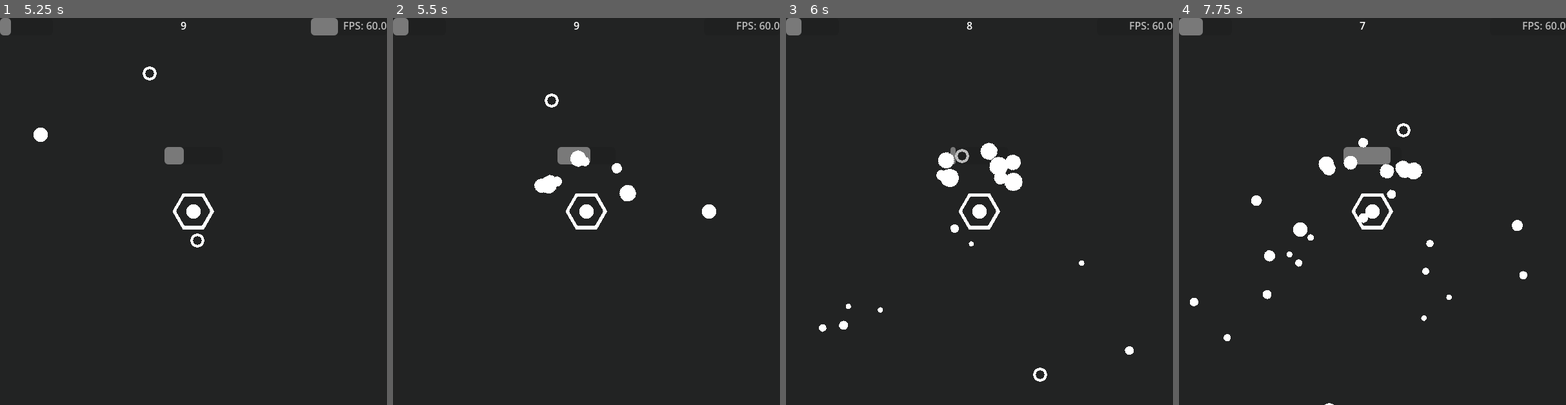
Above: before the commit, frames 1-4 (left to right).
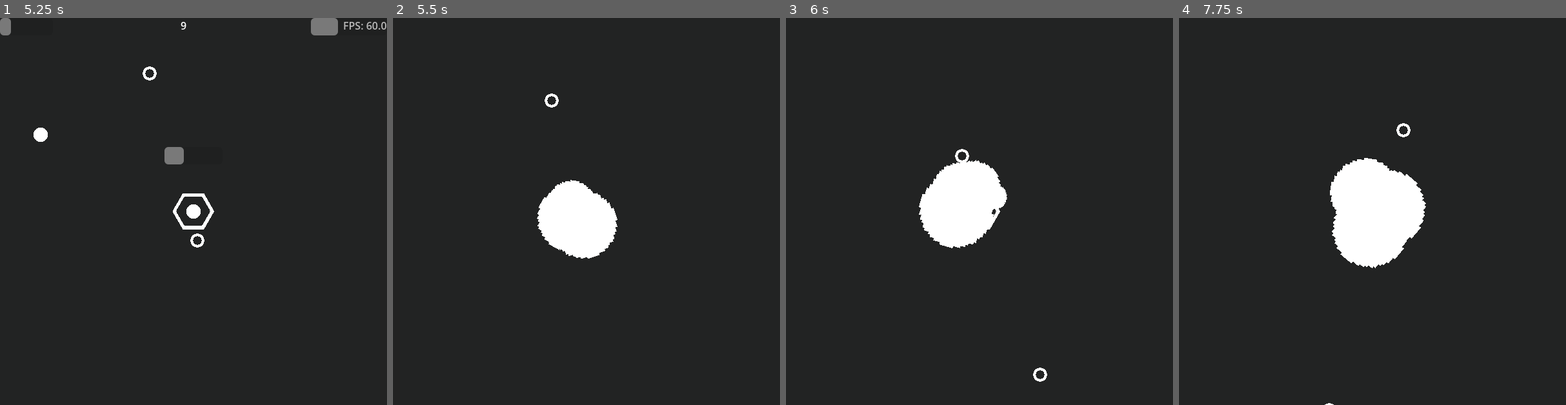
Above: after the commit, the same moments.

Repository: Iviv122/spacefortress
Game: Godot game, scene res://scenes/game.tscn
The game is run twice, just before and just after one commit, with the same random seed, the same clock (stepped at 60 frames per second) and the same inputs.
Inputs (mouse positions are in pixels of both pictures, inside the frame that each line leads up to):
- Up to frame 1 (5.25 s): tap Enter at 0.5 s; move the mouse to (278, 192) at 0.52 s; move the mouse to (116, 230) at 1.27 s; move the mouse to (232, 126) at 2.02 s; move the mouse to (174, 288) at 2.77 s; move the mouse to (309, 269) at 3.52 s; move the mouse to (77, 153) at 4.27 s; move the mouse to (212, 211) at 5.02 s
- Up to frame 2 (5.5 s): no input
- Up to frame 3 (6 s): move the mouse to (921, 114) at 5.77 s
- Up to frame 4 (7.75 s): move the mouse to (1457, 192) at 6.52 s; move the mouse to (1295, 230) at 7.27 s

Frame 1 is identical in both runs. In frame 2, 3.9% of the frame differs, in the area x 0-100%, y 0-63%; in frame 3, 4.3%; in frame 4, 6.5%, in the area x 0-100%, y 0-84%.

Commit message:
Death, adjustments on lose

Diff:
--- a/objects/game_manager.gd
+++ b/objects/game_manager.gd
@@ -1,9 +1,9 @@
 extends Node
 class_name GameManager
 
-@export var gameplay : PackedScene
-@export var shop : PackedScene
-@export var RoundDuration : float = 15
+@export var gameplay: PackedScene
+@export var shop: PackedScene
+@export var RoundDuration: float = 15
 
 
 var g
@@ -17,22 +17,22 @@
 	play()
 
 
-func on_stage_end()->void:
+func on_stage_end() -> void:
+	if IsGameOver:
+		return ;
 	switch()
 
-func _on_game_over() ->void:
+
+func _on_game_over() -> void:
 	IsGameOver = true
 
 func switch():
-	if !IsGameOver:
-		return;
-
 	if g != null:
 		g.queue_free()
 	if s != null:
 		s.queue_free()
 
-	if IsPlaying :
+	if IsPlaying:
 		shopping()
 		IsPlaying = false
 	else:
@@ -44,6 +44,5 @@
 	add_child(s)
 
 func play():
-
 	g = gameplay.instantiate()
 	add_child(g)
--- a/objects/gameplay/player/body/player_body.gd
+++ b/objects/gameplay/player/body/player_body.gd
@@ -16,9 +16,7 @@
 
 func death() -> void:
     if !dead:
-        for i in range(0,3):
-            add_child(DeathParticles.instantiate())
-            await get_tree().create_timer(0.5).timeout
+        add_child(DeathParticles.instantiate())
         dead = true
 
 func damage(_a):
--- a/objects/gameplay/player/body/player_shooter.gd
+++ b/objects/gameplay/player/body/player_shooter.gd
@@ -8,7 +8,12 @@
 var reload: SceneTreeTimer
 var current_reload: float
 
+func _on_game_over():
+	queue_free()
+
 func _ready():
+
+	add_to_group("game_over")
 	current_reload = 0
 	b.min_value = 0
 	b.max_value = 1
--- a/objects/ui/fps_meter.gd
+++ b/objects/ui/fps_meter.gd
@@ -1,5 +1,10 @@
 extends Label
 class_name FPSMeter
 
+func _ready():
+    add_to_group("game_over")
+func _on_game_over():
+    queue_free()
+
 func _process(_delta: float) -> void:
     text = "FPS: " + str(1/_delta)
--- a/objects/ui/health_meter.gd
+++ b/objects/ui/health_meter.gd
@@ -1,7 +1,7 @@
 extends ProgressBar
 class_name HealthMeter
-
 func _ready() -> void:
+	add_to_group("game_over")
 	min_value = 0
 	PlayerStatsInstance.health.changed.connect(update)
 	update(PlayerStatsInstance.health.CurrentHealth,PlayerStatsInstance.health.MaxHealth)
@@ -9,3 +9,6 @@
 func update(c,m) -> void:
 	max_value = m
 	value = c
+
+func _on_game_over():
+	queue_free()
--- a/objects/ui/wave_time_left.gd
+++ b/objects/ui/wave_time_left.gd
@@ -4,7 +4,13 @@
 @export var t : GamePlayEntryPoint
 
 func _ready():
+	add_to_group("game_over")
 	t.time_updated.connect(update)
+
+
+func _on_game_over():
+	queue_free()
+
 
 func update(a : float):
 	text = str(int(a))
--- a/objects/ui/xp_progression.gd
+++ b/objects/ui/xp_progression.gd
@@ -4,6 +4,7 @@
 var p : PlayerExpirience
 
 func _ready():
+	add_to_group("game_over")
 	p = PlayerStatsInstance.expirience
 	p.gained.connect(update)
 	min_value = 0
@@ -13,3 +14,6 @@
 func update(a:float,n:float):
 	value = a
 	max_value = n
+
+func _on_game_over():
+	queue_free()
--- /dev/null
+++ b/objects/util/destroy_on_game_over.gd
@@ -0,0 +1,8 @@
+extends Node
+
+
+func _ready() -> void:
+	add_to_group("game_over")
+
+func _on_game_over():
+	queue_free()
--- a/prefabs/effects/player_destroy.tscn
+++ b/prefabs/effects/player_destroy.tscn
@@ -3,8 +3,9 @@
 [ext_resource type="Texture2D" uid="uid://ds1gcewnl784s" path="res://raw_assets/particle.png" id="1_p85us"]
 
 [sub_resource type="Curve" id="Curve_fpcqg"]
-_data = [Vector2(0, 1), 0.0, 0.0, 0, 0, Vector2(1, 0.444165), 0.0, 0.0, 0, 0]
-point_count = 2
+_limits = [0.0, 8.196442, 0.0, 1.0]
+_data = [Vector2(0, 0), 0.0, 23.549477, 0, 1, Vector2(0.34805197, 8.196442), 23.549477, -1.4798306, 1, 1, Vector2(1, 7.231669), -1.4798306, 0.0, 1, 0]
+point_count = 3
 
 [sub_resource type="CurveTexture" id="CurveTexture_vl6xw"]
 curve = SubResource("Curve_fpcqg")
@@ -20,15 +21,18 @@
 angle_min = 28.20001
 angle_max = 296.2
 direction = Vector3(0, -1, 0)
-initial_velocity_min = 486.99
-initial_velocity_max = 697.39
-gravity = Vector3(0, 1800, 0)
-scale_min = 0.5
+spread = 180.0
+initial_velocity_min = 163.12
+initial_velocity_max = 212.76
+gravity = Vector3(0, 0, 0)
+scale_min = 0.099999994
+scale_max = 0.5
 scale_curve = SubResource("CurveTexture_vl6xw")
+turbulence_enabled = true
 
 [node name="Node2D" type="GPUParticles2D"]
 texture = ExtResource("1_p85us")
-lifetime = 0.85
+lifetime = 0.36
 explosiveness = 1.0
 randomness = 1.0
 process_material = SubResource("ParticleProcessMaterial_y76jb")
--- a/prefabs/ingame/main_player_tower.tscn
+++ b/prefabs/ingame/main_player_tower.tscn
@@ -1,10 +1,11 @@
-[gd_scene load_steps=7 format=3 uid="uid://c74yyn60hkwom"]
+[gd_scene load_steps=8 format=3 uid="uid://c74yyn60hkwom"]
 
 [ext_resource type="Script" uid="uid://dniiyisbbtlfx" path="res://objects/gameplay/player/body/player_body.gd" id="1_6demg"]
 [ext_resource type="Script" uid="uid://diuoc7purwrta" path="res://objects/gameplay/player/body/player_shooter.gd" id="2_8yf5k"]
 [ext_resource type="PackedScene" uid="uid://4h1tdd1q885d" path="res://prefabs/effects/player_destroy.tscn" id="2_p3mky"]
 [ext_resource type="Texture2D" uid="uid://bkl0pothf0pjr" path="res://raw_assets/wirehexagon.png" id="2_p3vau"]
 [ext_resource type="PackedScene" uid="uid://crn7ostplg6n3" path="res://prefabs/ingame/bullet.tscn" id="3_akihm"]
+[ext_resource type="Script" uid="uid://c1lwwnddbqrhu" path="res://objects/util/destroy_on_game_over.gd" id="6_ulw3n"]
 
 [sub_resource type="CircleShape2D" id="CircleShape2D_so03h"]
 radius = 31.0
@@ -34,3 +35,4 @@
 offset_right = 45.0
 offset_bottom = -73.0
 show_percentage = false
+script = ExtResource("6_ulw3n")
Not shown, added: objects/util/destroy_on_game_over.gd.uid
